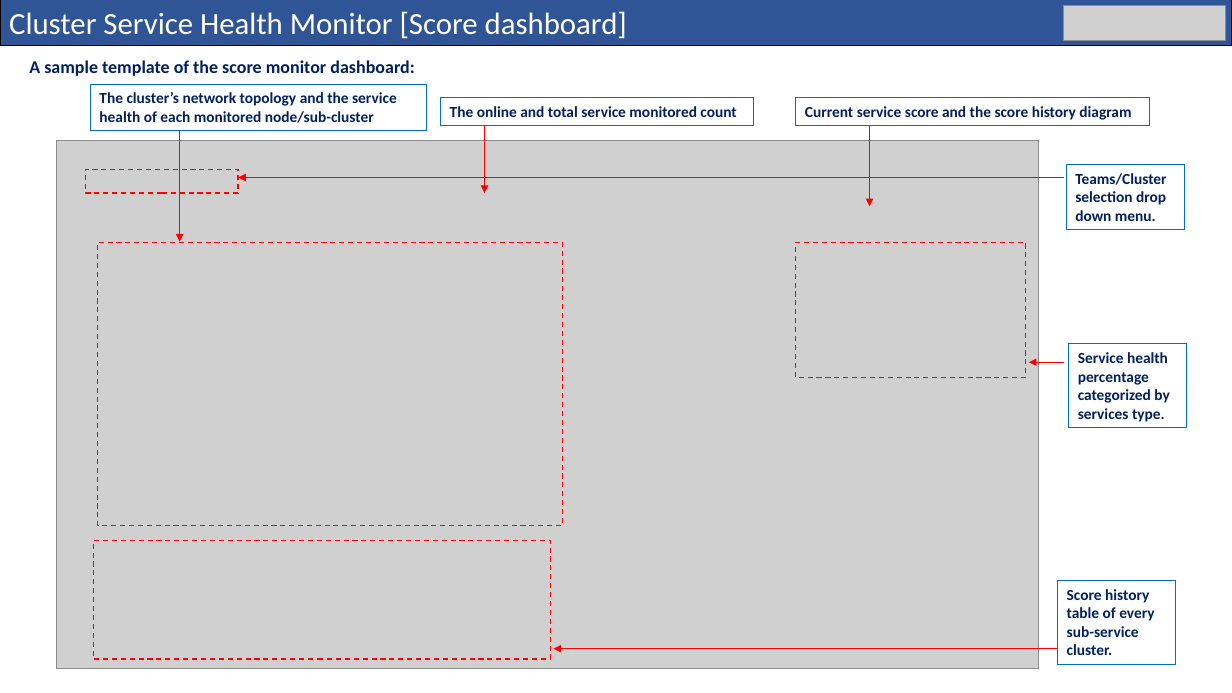
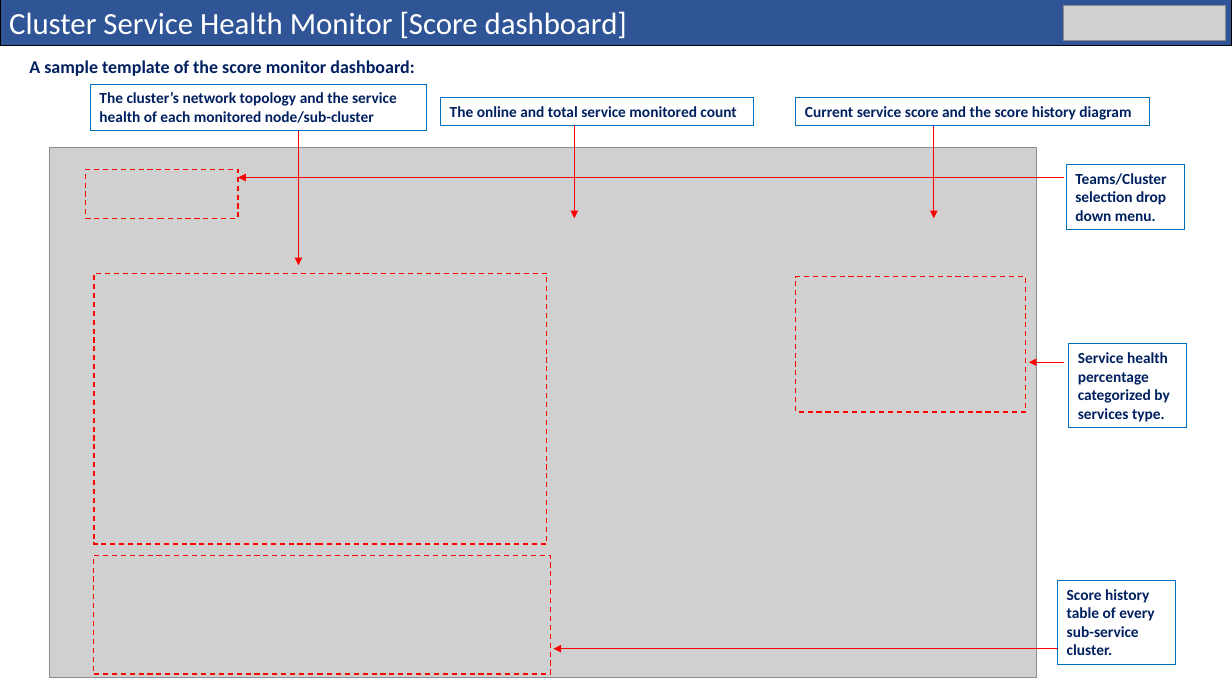
Before and after one commit to LiuYuancheng/Cluster_Service_Health_Monitor, a slide deck: slide 3 of doc/Cluster Service Health Monitor_DesignDoc.pptx. Drawn at 1232x693 pixels with LibreOffice and Linux fonts; fonts in the diff are those of the drawing; grey boxes stand for pictures. Boxes give left, top, right and bottom in pixels: in the first picture for what was removed or moved away, otherwise in the second. Text is boxed around its words. In the diff, an @@ line names an element or a change of style, - is before the commit and + after.

```diff
--- a/doc/Cluster Service Health Monitor_DesignDoc.pptx
+++ b/doc/Cluster Service Health Monitor_DesignDoc.pptx
@@ picture: place and size @@
-picture at (56,140,1038,668)
+picture at (50,148,1036,678)
@@ arrow moved from (179, 130) - (179, 242) to (299, 130) - (299, 265) @@
@@ arrow moved from (484, 126) - (484, 193) to (575, 126) - (575, 218) @@
@@ arrow moved from (870, 126) - (870, 206) to (934, 126) - (934, 218) @@
@@ rectangle: place and size @@
-rectangle at (86,169,238,193)
+rectangle at (86,169,238,218)
@@ rectangle: place and size @@
-rectangle at (98,242,563,526)
+rectangle at (94,274,547,544)
@@ rectangle: place and size @@
-rectangle at (796,242,1026,378)
+rectangle at (796,276,1026,412)
@@ rectangle: place and size @@
-rectangle at (93,541,550,660)
+rectangle at (93,555,550,675)
```
Also in this commit, not shown: 5 other slides changed, 1 slide added, 2 other files.
